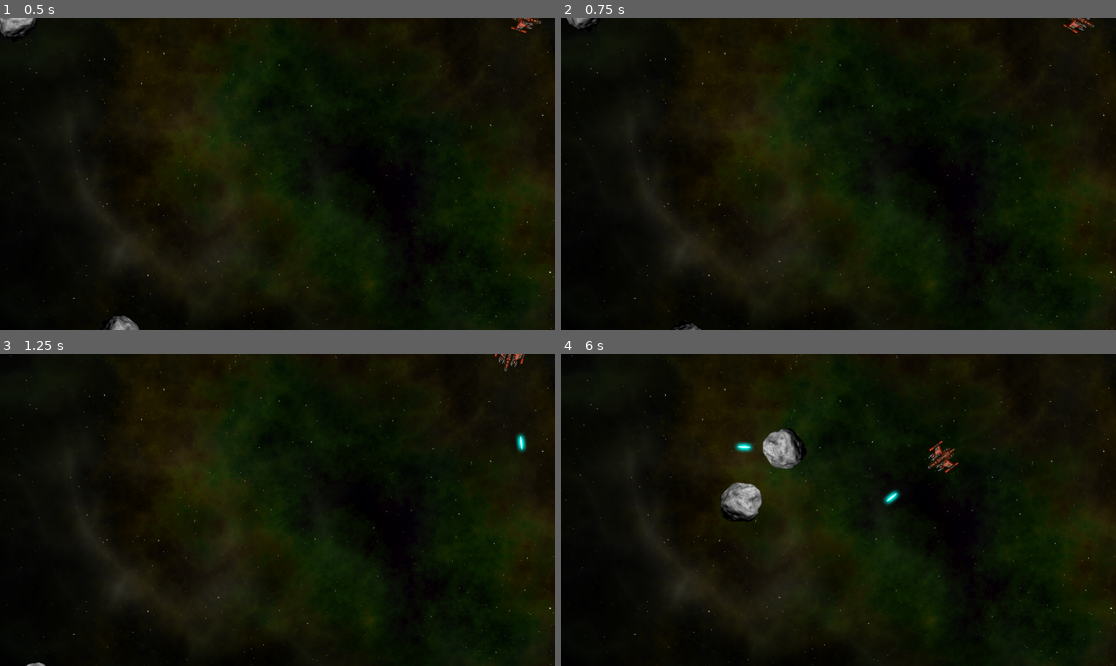
Above: before the commit, frames 1-4 (two rows, left to right).
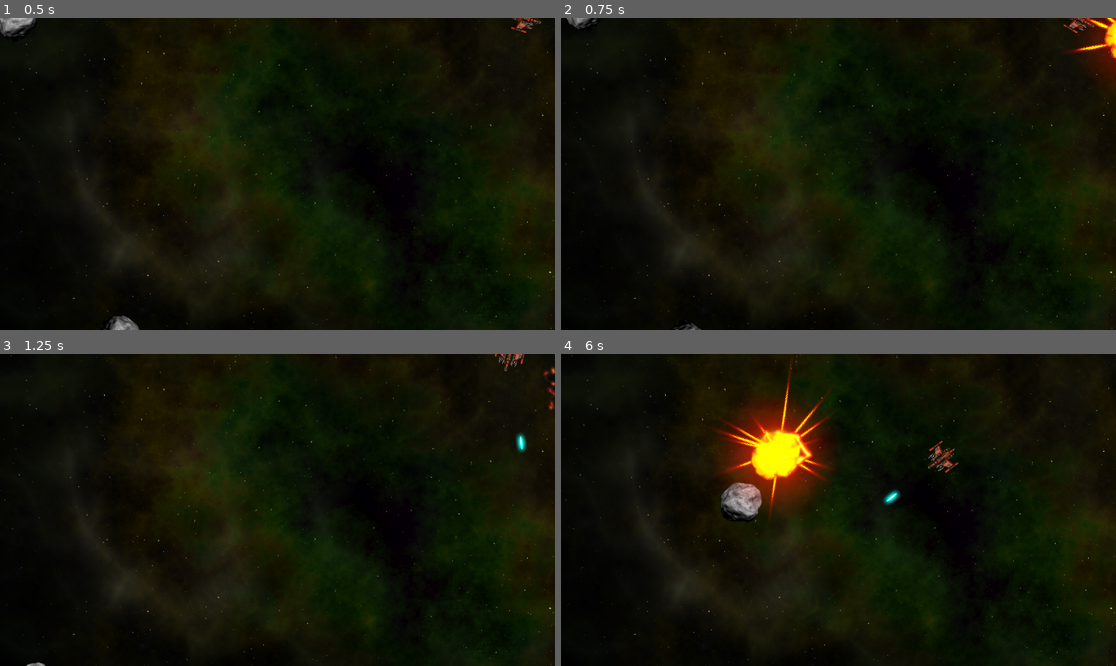
Above: after the commit, the same moments.

Repository: evgenicode/asteroids-2d-arcade
Game: Godot game, scene res://main/main.tscn
Two runs of this game, one before a commit and one after it. Both use one fixed random seed, a clock stepped at 60 frames per second and the inputs below.
Inputs:
- Up to frame 1 (0.5 s): no input
- Up to frame 2 (0.75 s): hold D (rotate_right) from 0.53 s (still down); hold Space (shoot) from 0.53 s (still down)
- Up to frame 3 (1.25 s): keep holding D (rotate_right); keep holding Space (shoot)
- Up to frame 4 (6 s): release D (rotate_right) at 1.28 s; release Space (shoot) at 1.28 s; hold A (rotate_left) 1.28-2.03 s; tap Space (shoot) every 1.5 s from 1.35 to 5.85 s; hold D (rotate_right) 2.03-2.78 s; hold Space (shoot) 2.03-2.78 s; hold W (thrust) 2.78-3.53 s; hold Space (shoot) 3.53-4.28 s; hold A (rotate_left) 3.53-5.78 s; hold Space (shoot) 5.03-5.78 s; hold D (rotate_right) from 5.78 s (still down)

Frame 1 is identical in both runs. In frame 2, 1.0% of the frame differs, in the area x 90-100%, y 0-21%; in frame 3, 0.1%; in frame 4, 5.5%, in the area x 27-50%, y 3-53%.

Commit message:
add explosions

Diff:
--- /dev/null
+++ b/expolosions/explosion.tscn
@@ -0,0 +1,51 @@
+[gd_scene load_steps=5 format=3 uid="uid://rk7cb4ga2ovr"]
+
+[ext_resource type="Texture2D" uid="uid://7yl82i7r1460" path="res://assets/explosion.png" id="1_vkr6r"]
+
+[sub_resource type="Animation" id="Animation_ghqyj"]
+resource_name = "explosion"
+length = 0.64
+step = 0.01
+tracks/0/type = "value"
+tracks/0/imported = false
+tracks/0/enabled = true
+tracks/0/path = NodePath(".:frame")
+tracks/0/interp = 1
+tracks/0/loop_wrap = true
+tracks/0/keys = {
+"times": PackedFloat32Array(0, 0.64),
+"transitions": PackedFloat32Array(1, 1),
+"update": 0,
+"values": [0, 63]
+}
+
+[sub_resource type="Animation" id="Animation_x7nc1"]
+length = 0.001
+tracks/0/type = "value"
+tracks/0/imported = false
+tracks/0/enabled = true
+tracks/0/path = NodePath(".:frame")
+tracks/0/interp = 1
+tracks/0/loop_wrap = true
+tracks/0/keys = {
+"times": PackedFloat32Array(0),
+"transitions": PackedFloat32Array(1),
+"update": 1,
+"values": [0]
+}
+
+[sub_resource type="AnimationLibrary" id="AnimationLibrary_ldivc"]
+_data = {
+"RESET": SubResource("Animation_x7nc1"),
+"explosion": SubResource("Animation_ghqyj")
+}
+
+[node name="Explosion" type="Sprite2D"]
+texture = ExtResource("1_vkr6r")
+hframes = 8
+vframes = 8
+
+[node name="AnimationPlayer" type="AnimationPlayer" parent="."]
+libraries = {
+"": SubResource("AnimationLibrary_ldivc")
+}
--- a/rock/Rock.gd
+++ b/rock/Rock.gd
@@ -4,6 +4,9 @@
 var size
 var radius
 var scale_factor = 0.2
+signal exploded
+
+
 
 func start(_position, _velocity, _size):
 	position = _position
@@ -16,9 +19,21 @@
 	$CollisionShape2D.shape = shape
 	linear_velocity = _velocity
 	angular_velocity = randf_range(-PI, PI)
+	$Explosion.scale = Vector2.ONE * 0.75 * size
 
 func _integrate_forces(physics_state):
 	var xform = physics_state.transform
 	xform.origin.x = wrapf(xform.origin.x, 0 - radius, screensize.x + radius)
 	xform.origin.y = wrapf(xform.origin.y, 0 - radius, screensize.y + radius)
 	physics_state.transform = xform
+
+func explode():
+	$CollisionShape2D.set_deferred("disabeled", true)
+	$Sprite2D.hide()
+	$Explosion/AnimationPlayer.play("explosion")
+	$Explosion.show()
+	exploded.emit(size, radius, position, linear_velocity)
+	linear_velocity = Vector2.ZERO
+	angular_velocity = 0
+	await $Explosion/AnimationPlayer.animation_finished
+	queue_free()
--- a/rock/rock.tscn
+++ b/rock/rock.tscn
@@ -1,12 +1,13 @@
-[gd_scene load_steps=4 format=3 uid="uid://cdi1tibpvgpto"]
+[gd_scene load_steps=5 format=3 uid="uid://cdi1tibpvgpto"]
 
 [ext_resource type="Script" path="res://rock/Rock.gd" id="1_m3ug5"]
 [ext_resource type="Texture2D" uid="uid://cycoi417wf7dn" path="res://assets/rock.png" id="2_psuwk"]
+[ext_resource type="PackedScene" uid="uid://rk7cb4ga2ovr" path="res://expolosions/explosion.tscn" id="3_34h5f"]
 
 [sub_resource type="PhysicsMaterial" id="PhysicsMaterial_trhte"]
 bounce = 1.0
 
-[node name="Rock" type="RigidBody2D"]
+[node name="Rock" type="RigidBody2D" groups=["rocks"]]
 physics_material_override = SubResource("PhysicsMaterial_trhte")
 linear_damp_mode = 1
 angular_damp_mode = 1
@@ -16,3 +17,6 @@
 texture = ExtResource("2_psuwk")
 
 [node name="CollisionShape2D" type="CollisionShape2D" parent="."]
+
+[node name="Explosion" parent="." instance=ExtResource("3_34h5f")]
+visible = false
